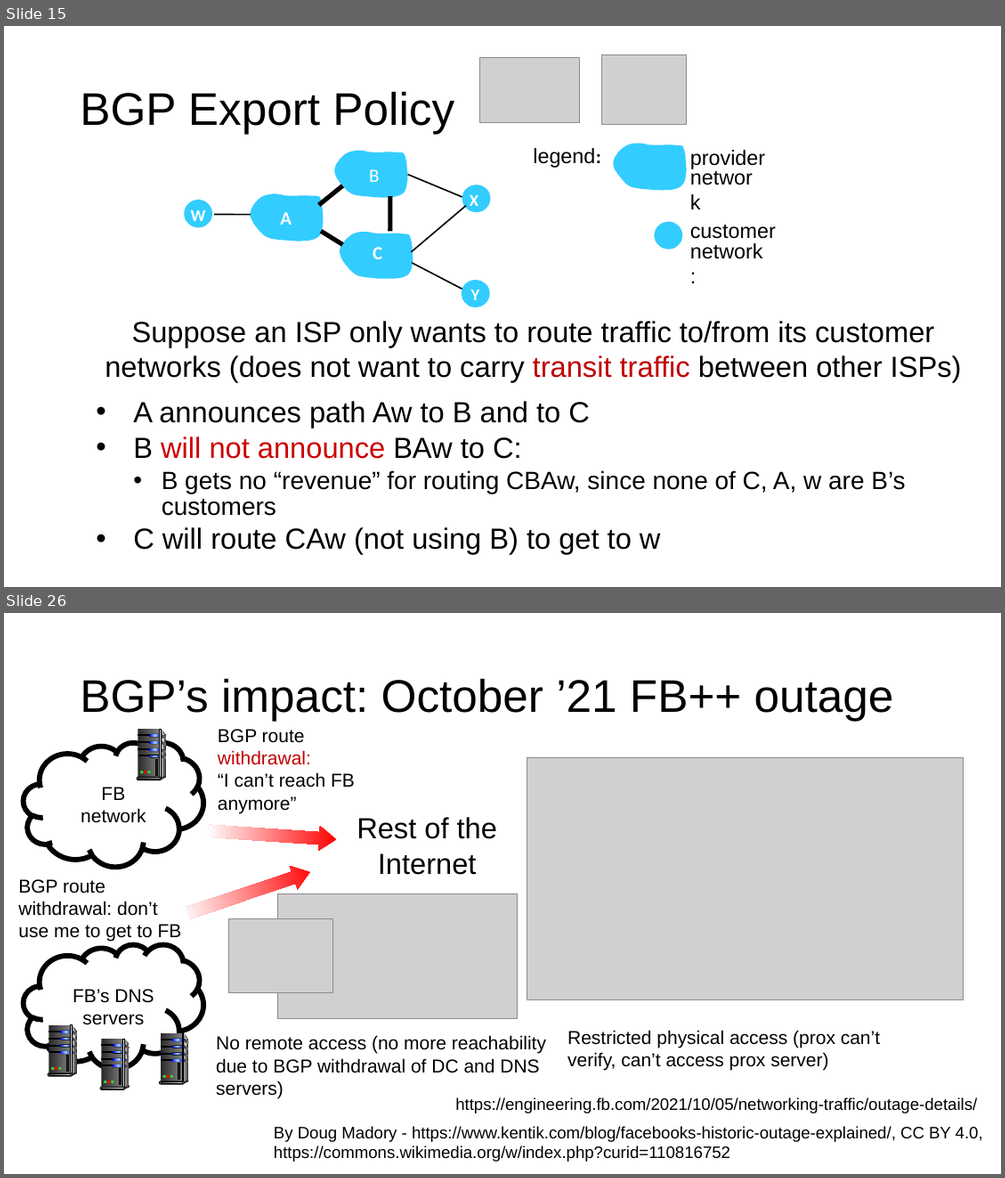
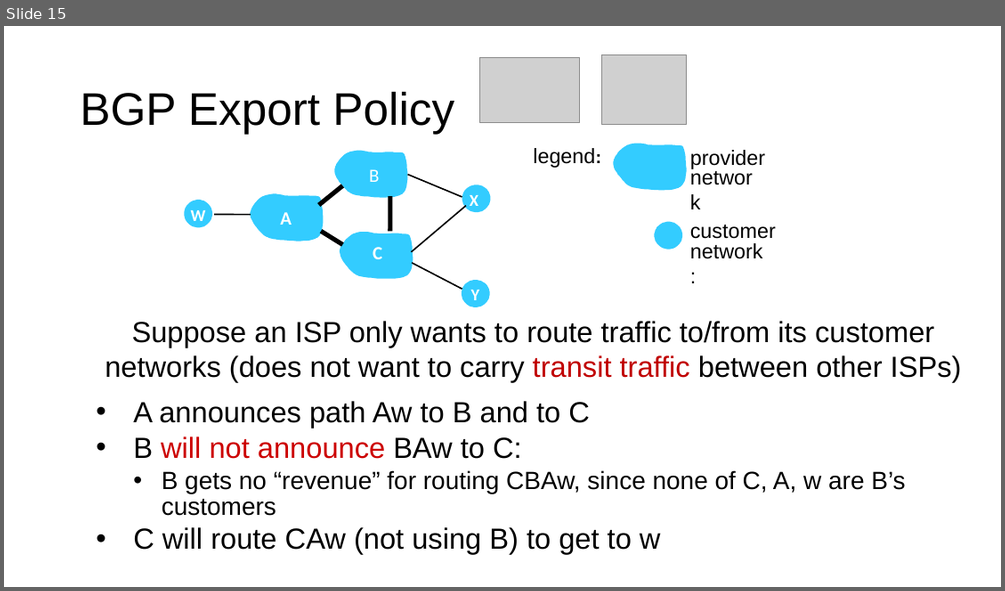
Before and after one commit to ngsrinivas/coursegen, a slide deck: ex/352-F24/staging/352-F24/lectures/25-net-routing-3.pptx. Shown one above the other, each under a label of ours: slides 15 and 26 before the commit, slide 15 after it; the slides between them are not shown. The pictures are 1005x1178 and 1005x591 pixels, drawn with LibreOffice and Linux fonts; fonts in the diff are those of the drawing; grey boxes stand for pictures. Boxes give left, top, right and bottom in pixels: in the first picture for what was removed or moved away, otherwise in the second. Text is boxed around its words. In the diff, an @@ line names an element or a change of style, - is before the commit and + after.

```diff
--- a/ex/352-F24/staging/352-F24/lectures/25-net-routing-3.pptx
+++ b/ex/352-F24/staging/352-F24/lectures/25-net-routing-3.pptx
@@ slide 26 removed at box(4, 613, 1001, 1174), background #FFFFFF @@
@@ title removed at box(80, 678, 894, 721) @@
-BGP’s impact: October ’21 FB++ outage
@@ cloud removed at box(24, 742, 203, 867) @@
@@ text removed at box(218, 729, 355, 813) @@
-BGP route withdrawal:
-“I can’t reach FB anymore”
@@ group removed at box(137, 729, 166, 779): 10 rounded rectangles, 7 freeform shapes, 7 rectangles, 4 ellipses @@
@@ picture removed at box(527, 758, 963, 1000) @@
@@ text removed at box(81, 787, 146, 823) @@
-FB network
@@ left arrow removed at box(208, 819, 337, 852) @@
@@ text removed at box(356, 817, 497, 875) @@
-Rest of the Internet
@@ text removed at box(18, 879, 182, 941) @@
-BGP route withdrawal: don’t use me to get to FB
@@ left arrow removed at box(185, 860, 314, 925) @@
@@ picture removed at box(278, 893, 517, 1018) @@
@@ picture removed at box(228, 919, 333, 993) @@
@@ cloud removed at box(24, 944, 203, 1069) @@
@@ text removed at box(73, 989, 154, 1025) @@
-FB’s DNS servers
@@ text removed at box(216, 1035, 546, 1098) @@
-No remote access (no more reachability due to BGP withdrawal of DC and DNS servers)
@@ text removed at box(567, 1030, 880, 1070) @@
-Restricted physical access (prox can’t verify, can’t access prox server)
@@ group removed at box(48, 1025, 77, 1076): 10 rounded rectangles, 7 freeform shapes, 7 rectangles, 4 ellipses @@
@@ group removed at box(160, 1033, 189, 1084): 10 rounded rectangles, 7 freeform shapes, 7 rectangles, 4 ellipses @@
@@ group removed at box(100, 1038, 129, 1089): 10 rounded rectangles, 7 freeform shapes, 7 rectangles, 4 ellipses @@
@@ text removed at box(455, 1097, 977, 1113) @@
-https://engineering.fb.com/2021/10/05/networking-traffic/outage-details/
@@ text removed at box(274, 1126, 983, 1161) @@
-By Doug Madory - https://www.kentik.com/blog/facebooks-historic-outage-explained/, CC BY 4.0, https://commons.wikimedia.org/w/index.php?curid=110816752
```
Also in this commit, not shown: 22 other slides removed, 4 other files.
